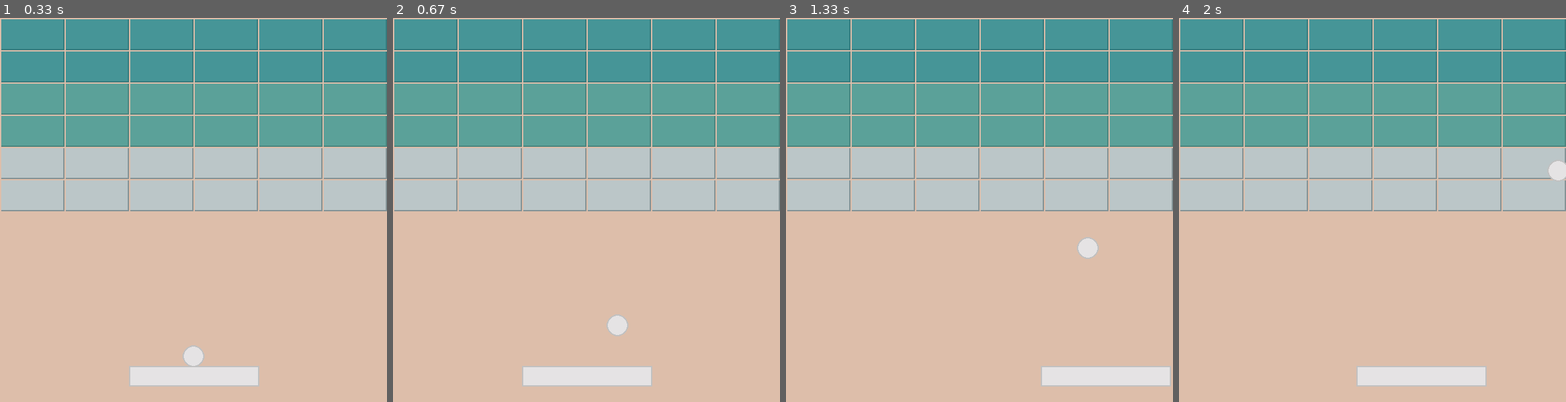
Above: before the commit, frames 1-4 (left to right).
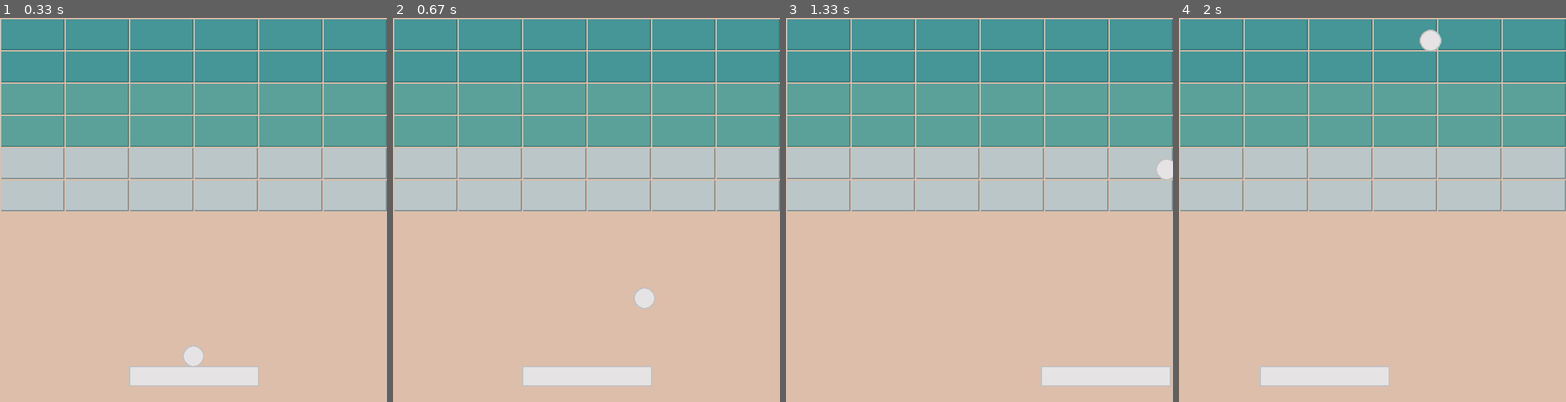
Above: after the commit, the same moments.

Repository: desshac/Arcanoid-Pygame
Game: pygame game, started from main.py
Two runs of this game, one before a commit and one after it. Both use one fixed random seed, a clock stepped at 60 frames per second and the inputs below.
Inputs:
- Up to frame 1 (0.33 s): no input
- Up to frame 2 (0.67 s): tap Space at 0.33 s
- Up to frame 3 (1.33 s): hold Right 0.67-1.13 s; tap Space at 0.73, 1.03, 1.23 s; hold Right from 1.17 s (still down)
- Up to frame 4 (2 s): tap Space at 1.53, 1.73 s; release Right at 1.63 s; hold Left from 1.67 s (still down)

Frame 1 is identical in both runs. In frame 2, 0.5% of the frame differs, in the area x 55-68%, y 70-83%; in frame 3, 0.4%; in frame 4, 3.2%, in the area x 20-100%, y 3-96%.

Commit message:
collision with platform

Diff:
--- a/main.py
+++ b/main.py
@@ -75,6 +75,7 @@
         self.platform = pygame.Rect(self.pl_x + 2, self.pl_y + 2, self.pl_width - 2, self.pl_height - 2)
         self.shadow = pygame.Rect(self.pl_x, self.pl_y, self.pl_width + 2, self.pl_height + 2)
         self.speed = 15
+        self.direction = 0
 
     def draw_platform(self):
         pygame.draw.rect(screen, platform_shadow, self.shadow)
@@ -85,9 +86,11 @@
         if key[pygame.K_RIGHT] and self.shadow.right < screen_width - 5:
             self.platform = self.platform.move(self.speed, 0)
             self.shadow = self.shadow.move(self.speed, 0)
+            self.direction = 1
         if key[pygame.K_LEFT] and self.shadow.left > 5:
             self.platform = self.platform.move(-self.speed, 0)
             self.shadow = self.shadow.move(-self.speed, 0)
+            self.direction = -1
 
 
 class ball:
@@ -96,9 +99,11 @@
         self.x = x - self.ball_radius
         self.y = y
         self.rect = pygame.Rect(self.x, self.y, self.ball_radius * 2, self.ball_radius * 2)
-        self.speed_x = 6
-        self.speed_y = -6
+        self.speed_x = 5
+        self.speed_y = -5
         self.speed = 15
+        self.speed_max = 8
+        self.game_over = 1
 
     def draw_ball(self):
         pygame.draw.circle(screen, platform_shadow, (self.rect.x + self.ball_radius, self.rect.y + self.ball_radius),
@@ -107,6 +112,9 @@
                            self.ball_radius)
 
     def update_ball(self):
+
+        collision = 5
+
         if not ball_running:
             key = pygame.key.get_pressed()
             if key[pygame.K_RIGHT] and self.rect.right < screen_width - 5:
@@ -114,15 +122,27 @@
             if key[pygame.K_LEFT] and self.rect.left > 5:
                 self.rect = self.rect.move(-self.speed, 0)
         else:
-            if self.rect.x + self.ball_radius * 2 >= screen_width:
-                self.speed_x = -self.speed_x
-            if self.rect.x <= 0:
-                self.speed_x = -self.speed_x
-            if self.rect.y <= 0:
-                self.speed_y = -self.speed_y
-            if self.rect.y + self.ball_radius * 2 >= screen_height:
-                self.speed_y = -self.speed_y
+            if self.rect.left < 0 or self.rect.right > screen_width:
+                self.speed_x *= -1
+            if self.rect.top < 0:
+                self.speed_y *= -1
+
+            if self.rect.bottom > screen_height:
+                self.game_over = -1
+
+            if self.rect.colliderect(platform.platform):
+                if abs(self.rect.bottom - platform.platform.top) < collision and self.speed_y > 0:
+                    self.speed_y *= -1
+                    self.speed_x += platform.direction
+                    if self.speed_x > self.speed_max:
+                        self.speed_x = self.speed_max
+                    elif self.speed_x < 0 and self.speed_x < -self.speed_max:
+                        self.speed_x = -self.speed_max
+                else:
+                    self.speed_x *= -1
             self.rect = self.rect.move(self.speed_x, self.speed_y)
+
+            return self.game_over
 
 
 wall = wall()
@@ -132,7 +152,7 @@
 
 ball = ball(platform.pl_x + (platform.pl_width // 2), platform.pl_y - platform.pl_height)
 
-FPS = 30
+FPS = 60
 clock = pygame.time.Clock()
 
 ball_running = False
